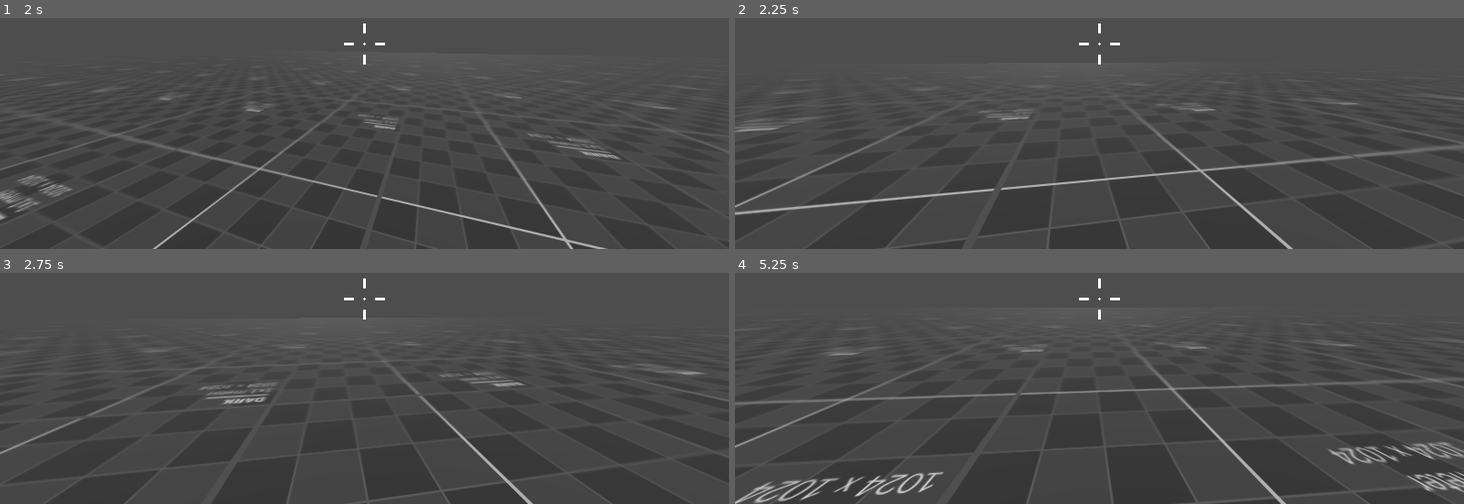
Above: before the commit, frames 1-4 (two rows, left to right).
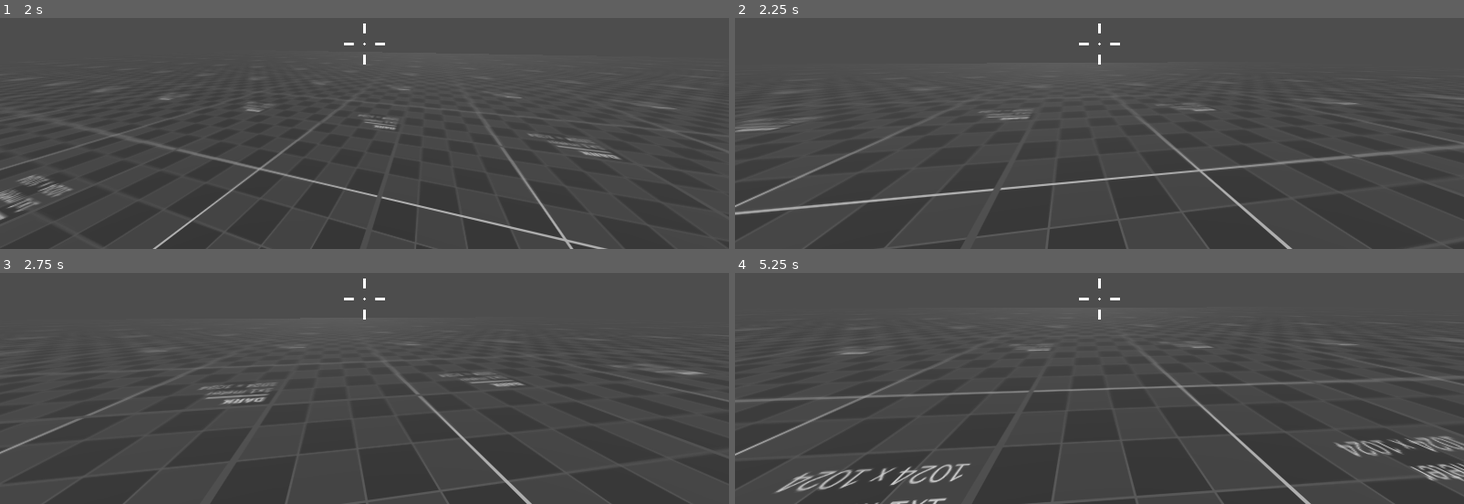
Above: after the commit, the same moments.

Repository: dairycultist/CityZoomer
Game: Godot game, scene res://level.tscn
Same seed, same stepped clock (60 frames per second), same inputs: the game is played once before the commit and once after it.
Inputs (mouse positions are in pixels of both pictures, inside the frame that each line leads up to):
- Up to frame 1 (2 s): tap Enter at 0.5 s; move the mouse to (400, 43) at 0.52 s; press the mouse at (400, 43) at 0.53 s; hold W (walk_up) from 0.53 s (still down); tap Space (jump) at 0.77, 1.52 s; move the mouse to (328, 45) at 1.27 s; release the mouse at (328, 45) at 1.28 s; click (328, 45) at 1.35 s
- Up to frame 2 (2.25 s): keep holding W (walk_up); move the mouse to (1114, 36) at 2.02 s; press the mouse at (1114, 36) at 2.03 s
- Up to frame 3 (2.75 s): keep holding W (walk_up)
- Up to frame 4 (5.25 s): keep holding W (walk_up); move the mouse to (1092, 305) at 2.77 s; release the mouse at (1092, 305) at 2.78 s; click (1092, 305) at 2.85 s; tap Space (jump) at 3.02, 3.77, 4.52 s; move the mouse to (1150, 303) at 3.52 s; press the mouse at (1150, 303) at 3.53 s; move the mouse to (1041, 293) at 4.27 s; release the mouse at (1041, 293) at 4.28 s; click (1041, 293) at 4.35 s; move the mouse to (1106, 298) at 5.02 s; press the mouse at (1106, 298) at 5.03 s

Frame 1 is identical in both runs. In frame 2, 0.2% of the frame differs, in the area x 0-77%, y 60-100%; in frame 3, 0.2%; in frame 4, 6.6%, in the area x 0-100%, y 30-100%.

Commit message:
Refactor forward coherence

Diff:
--- a/player/player.gd
+++ b/player/player.gd
@@ -84,9 +84,10 @@
 
 		$Camera3D.rotation.x = deg_to_rad(camera_pitch)
 
-		# forward coherence (try to align velocity with facing
-		# direction when turning)
-		var v = Vector2(-transform.basis.z.x, -transform.basis.z.z).normalized() * Vector2(-transform.basis.z.x, -transform.basis.z.z).normalized().dot(Vector2(velocity.x, velocity.z))
-		var f = min(max(v.length() - max_velocity, 0) * forward_coherence * abs(event.relative.x) * mouse_sensitivity, 1.0)
-		velocity.x = lerp(velocity.x, v.x, f)
-		velocity.z = lerp(velocity.z, v.y, f)
+		# forward coherence (try to align velocity w/ facing direction when turning)
+		var forward := Vector2(-transform.basis.z.x, -transform.basis.z.z).normalized()
+		var velocity_2d := Vector2(velocity.x, velocity.z)
+		var cohered_velocity := forward * forward.dot(velocity_2d)
+		var fac = min(max(velocity_2d.length() - max_velocity, 0) * forward_coherence * abs(event.relative.x) * mouse_sensitivity, 1.0)
+		velocity.x = lerp(velocity.x, cohered_velocity.x, fac)
+		velocity.z = lerp(velocity.z, cohered_velocity.y, fac)
Not shown, changed: README.md
